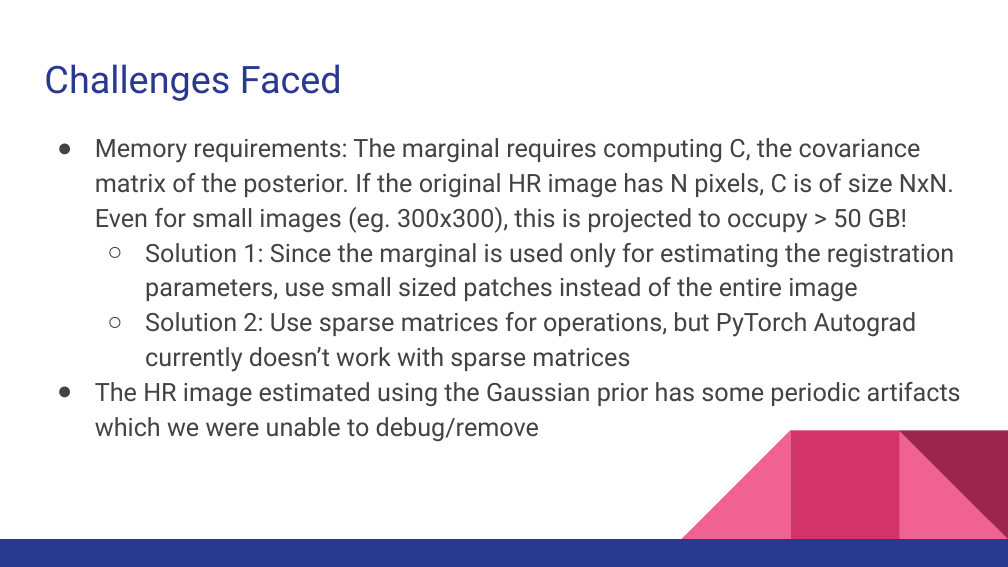
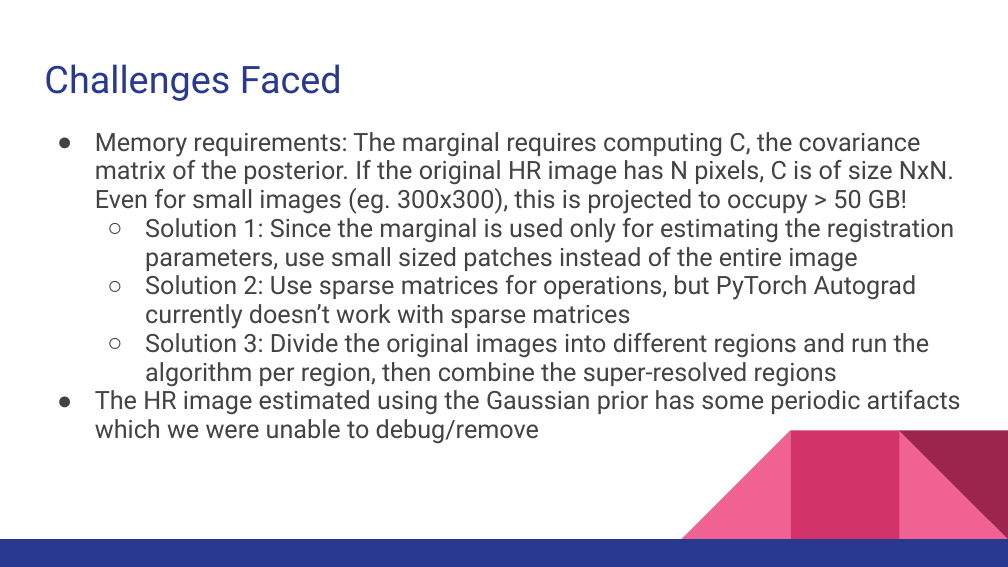
Before and after one commit to hrshtv/Bayesian-Image-Super-Resolution, a slide deck: slide 18 of presentation/main.pptx. Drawn at 1008x567 pixels with LibreOffice and Linux fonts; fonts in the diff are those of the drawing. Boxes give left, top, right and bottom in pixels: in the first picture for what was removed or moved away, otherwise in the second. Text is boxed around its words. In the diff, an @@ line names an element or a change of style, - is before the commit and + after.

Commit message:
Updated presentation

```diff
--- a/presentation/main.pptx
+++ b/presentation/main.pptx
@@ text at (95, 132, 961, 444): line spacing 1.15 to 0.95 @@
@@ text at (145, 333, 929, 387): paragraph added @@
+  ○ Solution 3: Divide the original images into different regions and run the algorithm per region, then combine the super-resolved regions
```
Also in this commit, not shown: 1 other slide changed.
